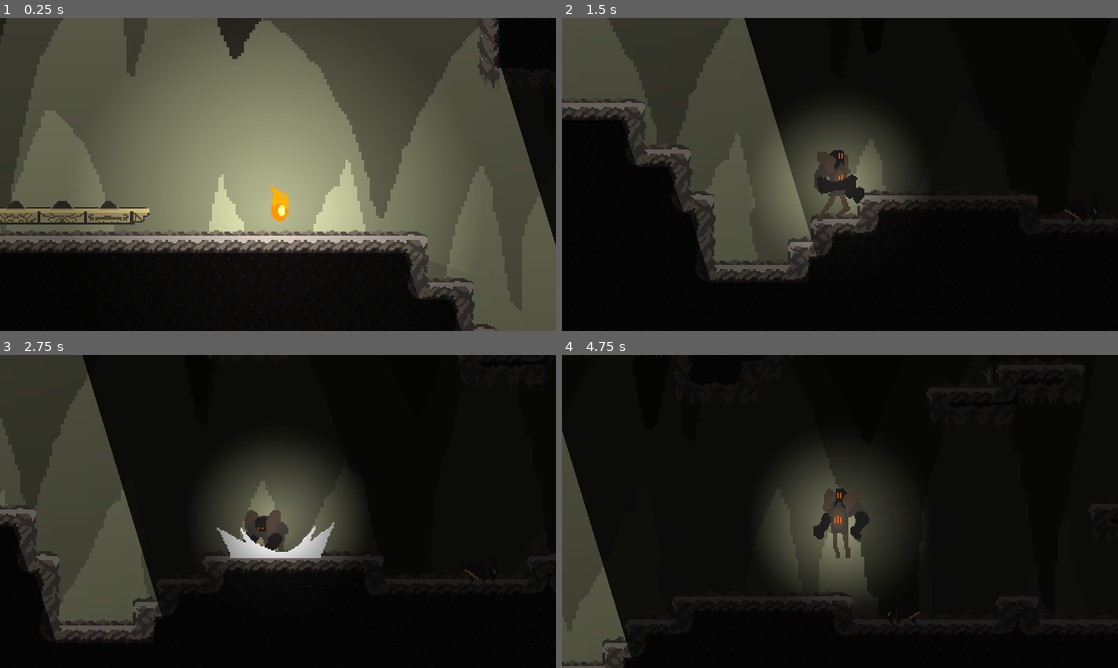
Above: before the commit, frames 1-4 (two rows, left to right).
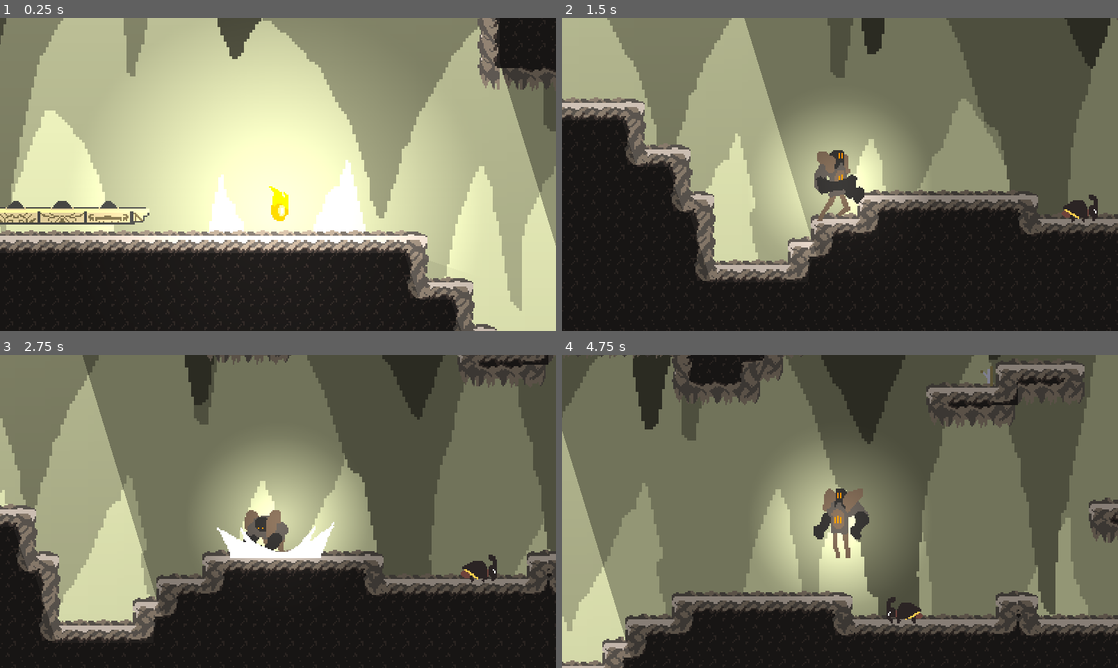
Above: after the commit, the same moments.

Repository: gcarlson/WildJam66
Game: Godot game, scene res://Assets/Scenes/level_2.tscn
The game is run twice, just before and just after one commit, with the same random seed, the same clock (stepped at 60 frames per second) and the same inputs. This scene is started directly instead of the project's main scene. Sound files missing from this copy of the repository are replaced by a short silence.
Inputs (mouse positions are in pixels of both pictures, inside the frame that each line leads up to):
- Up to frame 1 (0.25 s): no input
- Up to frame 2 (1.5 s): tap Enter (ui_accept) at 0.5, 0.77 s; move the mouse to (962, 158) at 0.52 s; hold Right (ui_right) from 0.53 s (still down); click (962, 158) at 0.6 s; move the mouse to (728, 190) at 1.27 s; tap F (switch_form) at 1.35 s
- Up to frame 3 (2.75 s): tap Enter (ui_accept) at 1.52 s; move the mouse to (333, 442) at 2.02 s; release Right (ui_right) at 2.03 s; hold Left (ui_left) from 2.03 s (still down); click (333, 442) at 2.1 s
- Up to frame 4 (4.75 s): move the mouse to (812, 574) at 2.77 s; release Left (ui_left) at 2.78 s; hold Right (ui_right) 2.78-4.28 s; tap F (switch_form) at 2.85, 4.35 s; tap Enter (ui_accept) at 3.02, 3.77, 4.52 s; move the mouse to (1006, 558) at 3.52 s; click (1006, 558) at 3.6 s; move the mouse to (673, 464) at 4.27 s; hold Left (ui_left) from 4.28 s (still down)

The runs differ from the first frame. In frame 1, 80% of the frame differs, in the area x 0-100%, y 0-100%; in frame 2, 66%; in frame 3, 78%; in frame 4, 88%.

Commit message:
Update level_2.tscn

Diff:
--- a/Assets/Scenes/level_2.tscn
+++ b/Assets/Scenes/level_2.tscn
@@ -76,7 +76,7 @@
 [node name="TileMap" type="TileMap" parent="NavigationRegion2D" groups=["Tilemap"]]
 tile_set = ExtResource("2_sgsl5")
 format = 2
-layer_0/tile_data = PackedInt32Array(786453, 524288, 0, 7864 …(123921 unchanged characters)… 4285, 0, 0, 1114286, 65536, 0, 1114287, 65536, 0, 1179833, 65536, 0, 1179834, 65536, 0, 1179835, 131072, 0, 1245368, 0, 0, 1245369, 786432, 0, 1048755, 65536, 0, 1048756, 65536, 0, 1048757, 65536, 0, 1048758, 65536, 0, 1769674, 1507328, 0, 1769675, 15073 …(26294 unchanged characters)…
+layer_0/tile_data = PackedInt32Array(786453, 524288, 0, 7864 …(123921 unchanged characters)… 4285, 0, 0, 1114286, 65536, 0, 1114287, 131072, 0, 1179833, 0, 0, 1179834, 65536, 0, 1179835, 131072, 0, 1245368, 0, 0, 1245369, 786432, 0, 1048755, 0, 0, 1048756, 65536, 0, 1048757, 65536, 0, 1048758, 131072, 0, 1769674, 1507328, 0, 1769675, 15073 …(26294 unchanged characters)…
 
 [node name="ParallaxBackground" type="ParallaxBackground" parent="."]
 layer = -1
@@ -108,9 +108,11 @@
 centered = false
 
 [node name="CanvasModulate" type="CanvasModulate" parent="ParallaxBackground"]
+visible = false
 color = Color(0.0980392, 0.0980392, 0.0980392, 1)
 
 [node name="CanvasModulate" type="CanvasModulate" parent="."]
+visible = false
 color = Color(0.211765, 0.211765, 0.211765, 1)
 
 [node name="Mole" parent="." instance=ExtResource("6_wd40q")]
